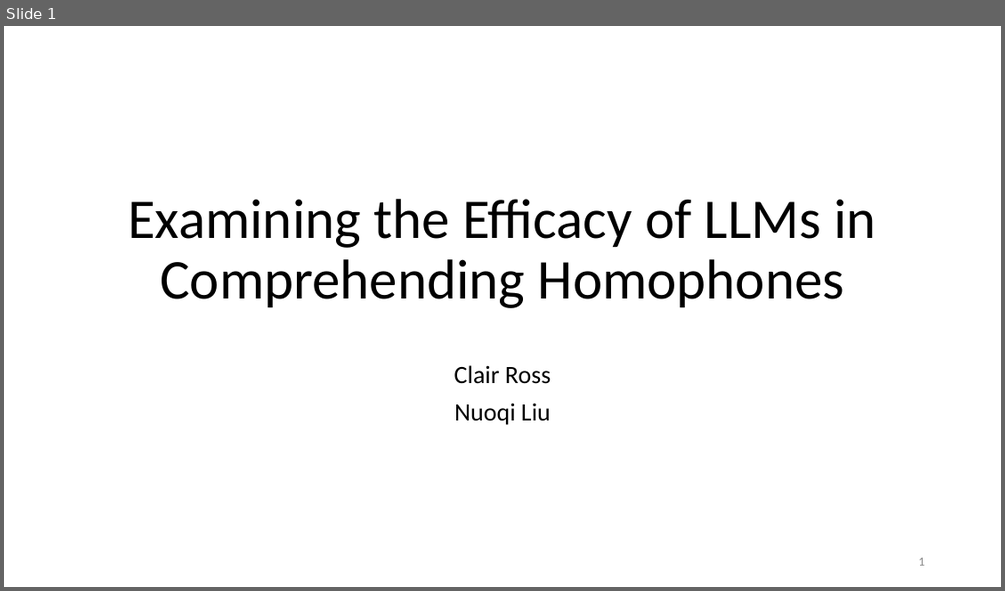
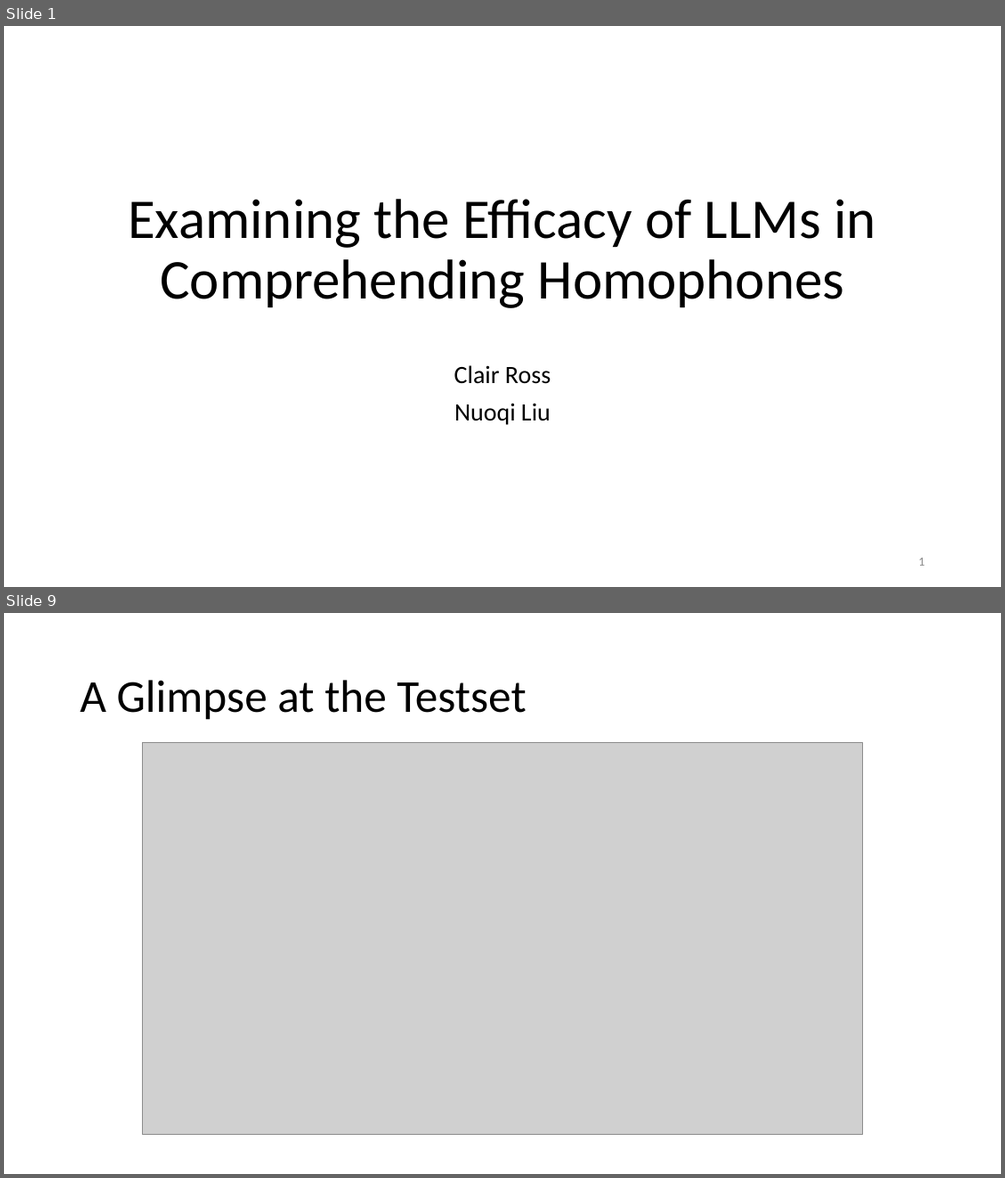
Before and after one commit to LNQ1997/CPSC532V-project, a slide deck: final_presentation.pptx. Shown one above the other, each under a label of ours: slide 1 before the commit, slides 1 and 9 after it; the slides between them are not shown. The pictures are 1005x591 and 1005x1178 pixels, drawn with LibreOffice and Linux fonts; fonts in the diff are those of the drawing; grey boxes stand for pictures. Boxes give left, top, right and bottom in pixels: in the first picture for what was removed or moved away, otherwise in the second. Text is boxed around its words. In the diff, an @@ line names an element or a change of style, - is before the commit and + after.

```diff
--- a/final_presentation.pptx
+++ b/final_presentation.pptx
@@ slide 9 added at [4,613,1001,1174], background #FFFFFF @@
@@ title added at [80,680,526,720], 44 pt, text #000000 @@
+A Glimpse at the Testset
@@ picture added at [142,743,863,1135] @@
```
Also in this commit, not shown: 1 slide changed, 18 other slides added, 4 slides removed.
